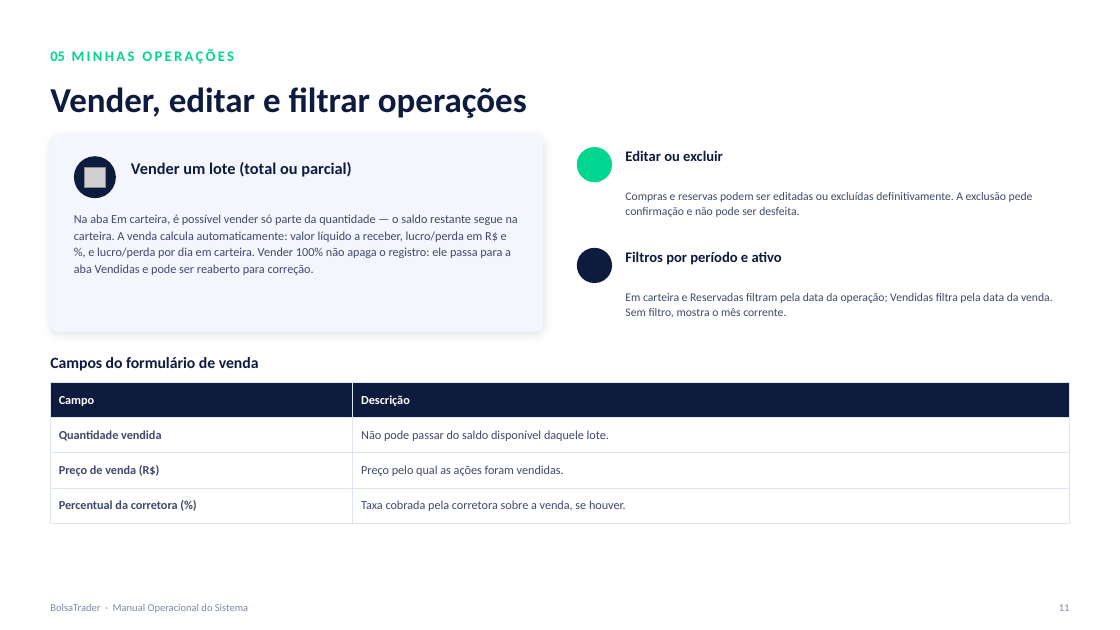
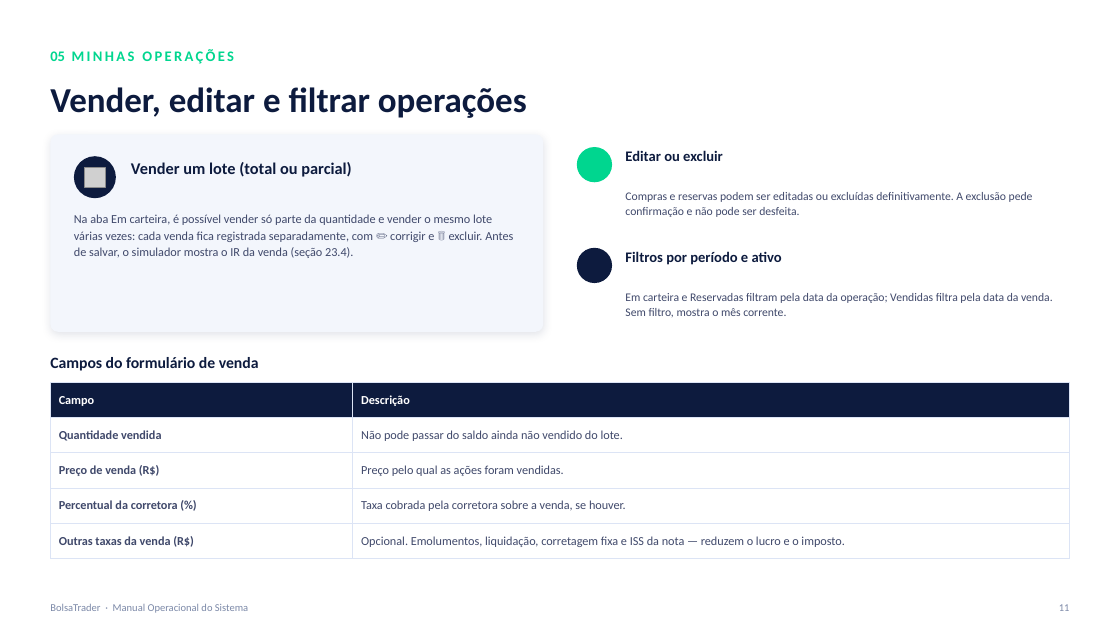
Before and after one commit to seculus-2023/-BolsaTrader, a slide deck: slide 11 of docs/BolsaTrader_Manual_Operacional.pptx. Drawn at 1120x630 pixels with LibreOffice and Linux fonts; fonts in the diff are those of the drawing; grey boxes stand for pictures; background and template pictures are left out. Boxes give left, top, right and bottom in pixels: in the first picture for what was removed or moved away, otherwise in the second. Text is boxed around its words. In the diff, an @@ line names an element or a change of style, - is before the commit and + after.

```diff
--- a/docs/BolsaTrader_Manual_Operacional.pptx
+++ b/docs/BolsaTrader_Manual_Operacional.pptx
@@ text at [74, 214, 513, 258]: text changed @@
-Na aba Em carteira, é possível vender só parte da quantidade — o saldo restante segue na carteira. A venda calcula automaticamente: valor líquido a receber, lucro/perda em R$ e %, e lucro/perda por dia em carteira. Vender 100% não apaga o registro: ele passa para a aba Vendidas e pode ser reaberto para correção.
+Na aba Em carteira, é possível vender só parte da quantidade e vender o mesmo lote várias vezes: cada venda fica registrada separadamente, com ✏️ corrigir e 🗑️ excluir. Antes de salvar, o simulador mostra o IR da venda (seção 23.4).
@@ table at [50, 382, 1070, 559] @@
-row 2, column 2: Não pode passar do saldo disponível daquele lote.
+row 2, column 2: Não pode passar do saldo ainda não vendido do lote.
+row 5: Outras taxas da venda (R$) | Opcional. Emolumentos, liquidação, corretagem fixa e ISS da nota — reduzem o lucro e o imposto.
```
Also in this commit, not shown: 6 other slides changed, 7 slides added, 4 other files.
